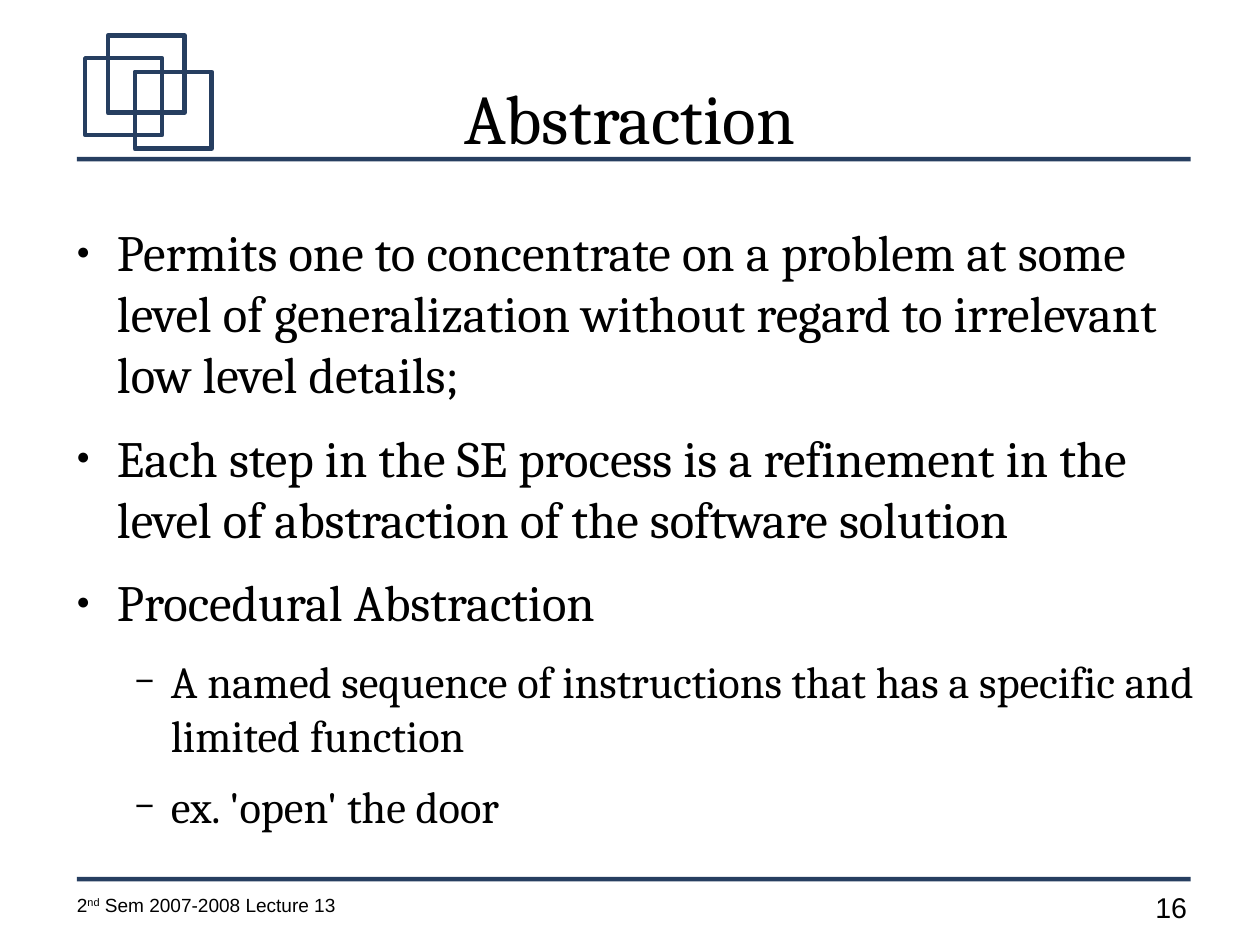
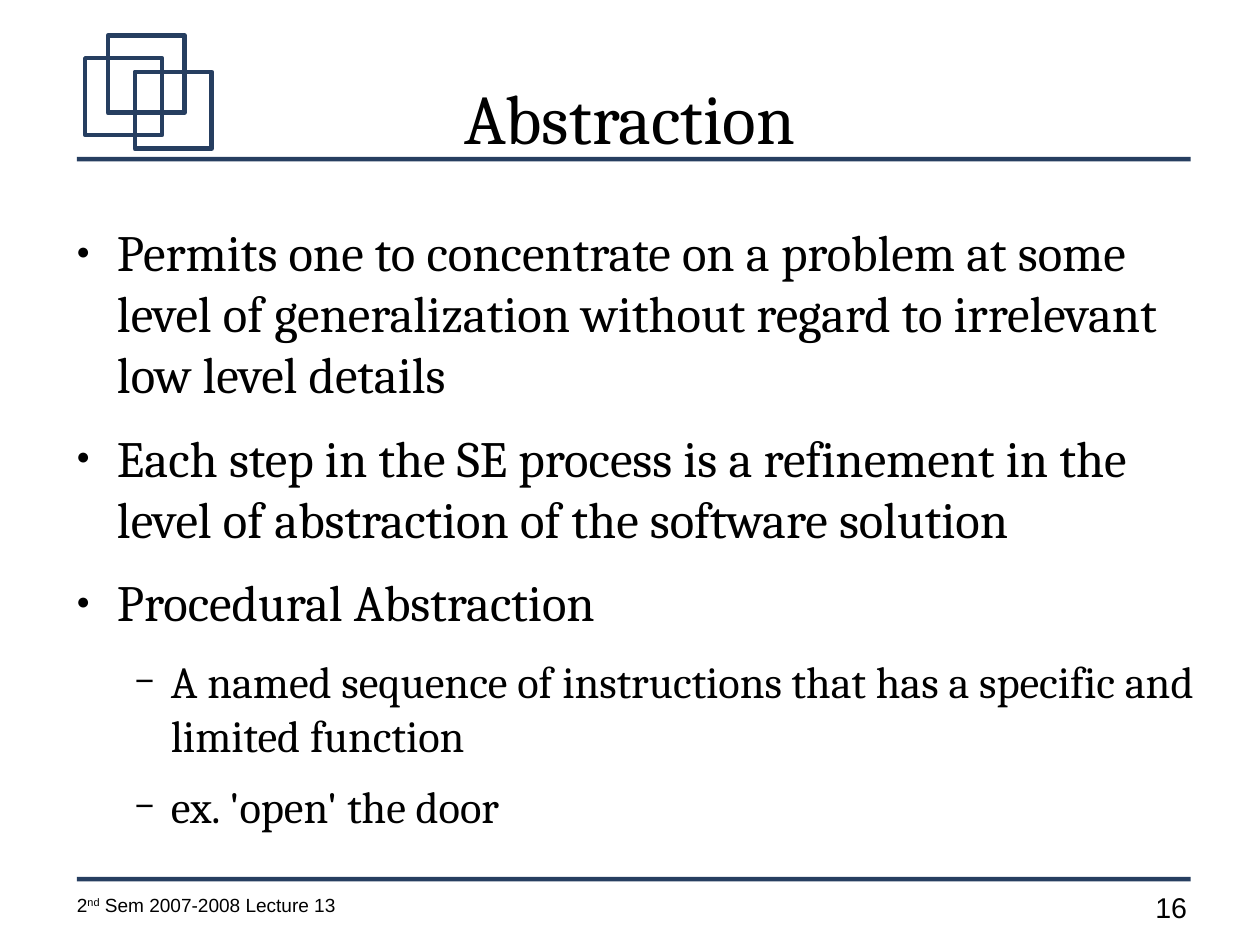
Before and after one commit to jachermocilla/jach-homepage, a slide deck: slide 16 of CMSC128-2nd-Sem-2007-L13.odp. Drawn at 1260x945 pixels with LibreOffice and Linux fonts; fonts in the diff are those of the drawing. Boxes give left, top, right and bottom in pixels: in the first picture for what was removed or moved away, otherwise in the second. Text is boxed around its words. In the diff, an @@ line names an element or a change of style, - is before the commit and + after.

```diff
--- a/CMSC128-2nd-Sem-2007-L13.odp
+++ b/CMSC128-2nd-Sem-2007-L13.odp
@@ text at (117, 235, 1157, 394): text changed @@
-● Permits one to concentrate on a problem at some level of generalization without regard to irrelevant low level details;
+● Permits one to concentrate on a problem at some level of generalization without regard to irrelevant low level details
```
Also in this commit, not shown: 5 other slides changed.
